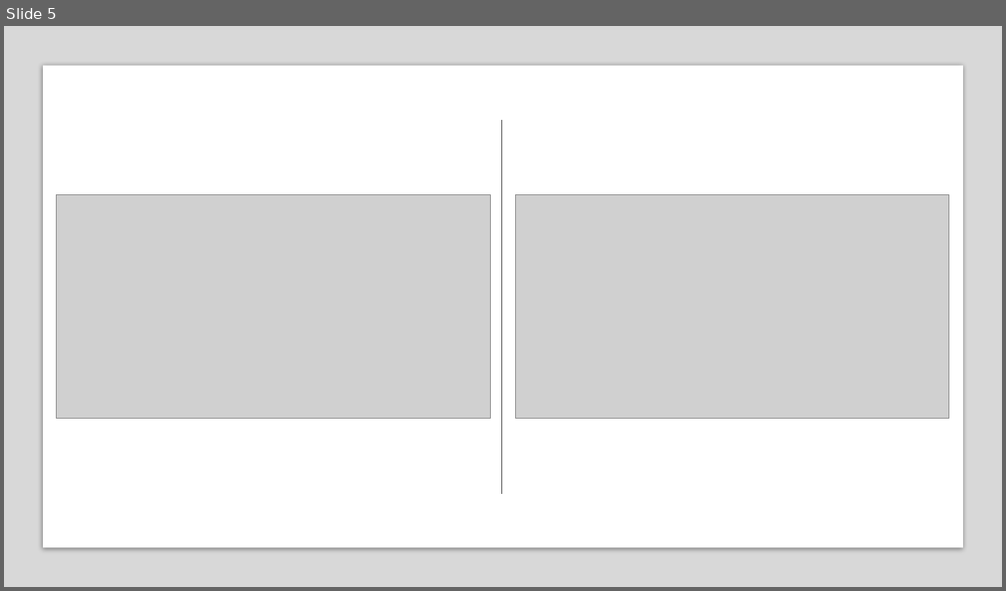
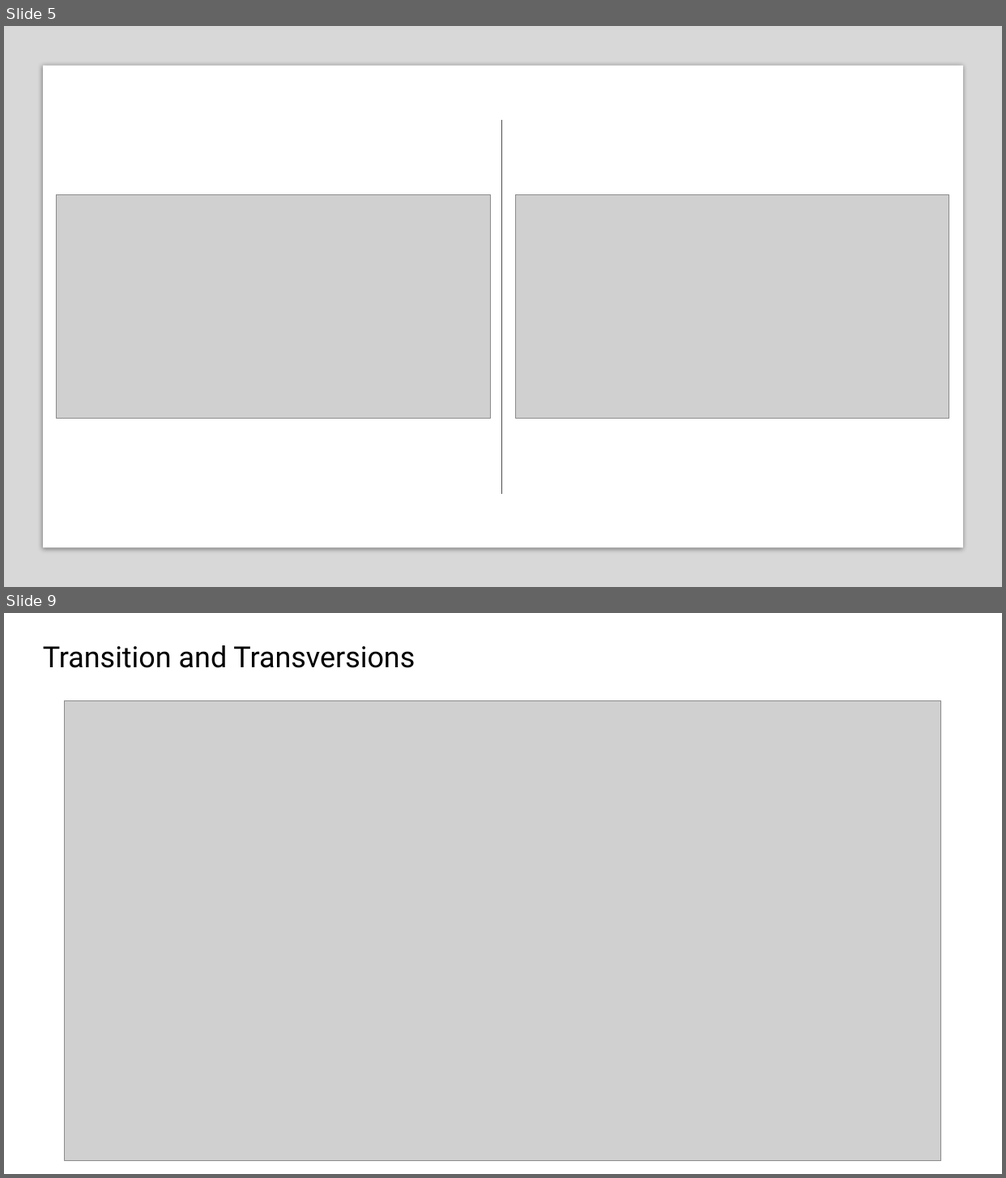
Before and after one commit to Dalah-Info/health-info-bioinformatics-r, a slide deck: metadata/Metadata.pptx. Shown one above the other, each under a label of ours: slide 5 before the commit, slides 5 and 9 after it; the slides between them are not shown. The pictures are 1006x591 and 1006x1178 pixels, drawn with LibreOffice and Linux fonts; fonts in the diff are those of the drawing; grey boxes stand for pictures. Boxes give left, top, right and bottom in pixels: in the first picture for what was removed or moved away, otherwise in the second. Text is boxed around its words. In the diff, an @@ line names an element or a change of style, - is before the commit and + after.

```diff
--- a/metadata/Metadata.pptx
+++ b/metadata/Metadata.pptx
@@ slide 9 added at <box>4,613,1002,1174</box>, background #FFFFFF @@
@@ text added at <box>43,645,415,668</box>, 28 pt, text #000000 @@
+Transition and Transversions
@@ picture added at <box>65,700,941,1161</box> @@
```
Also in this commit, not shown: 6 other slides added, 2 slides removed.
